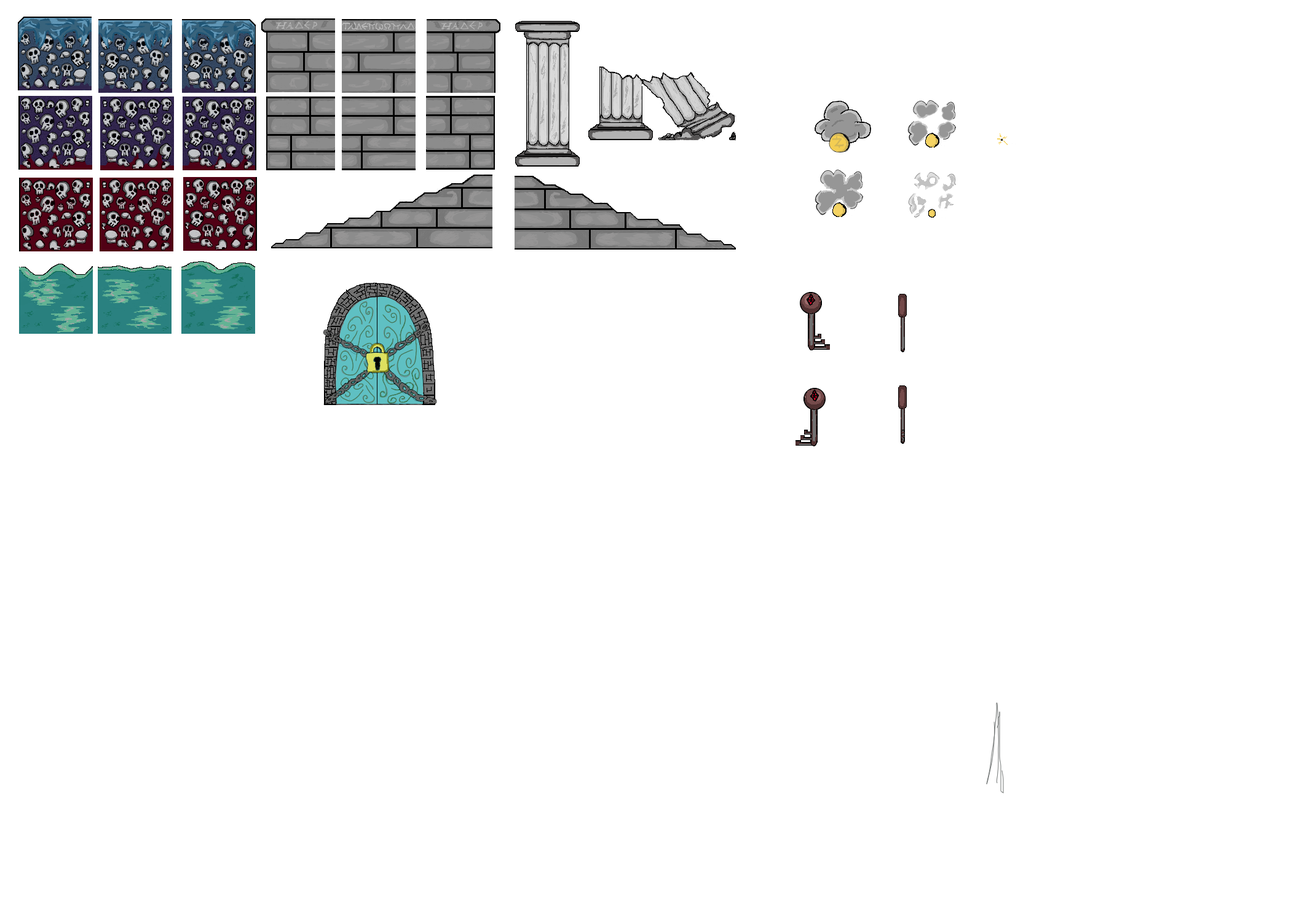
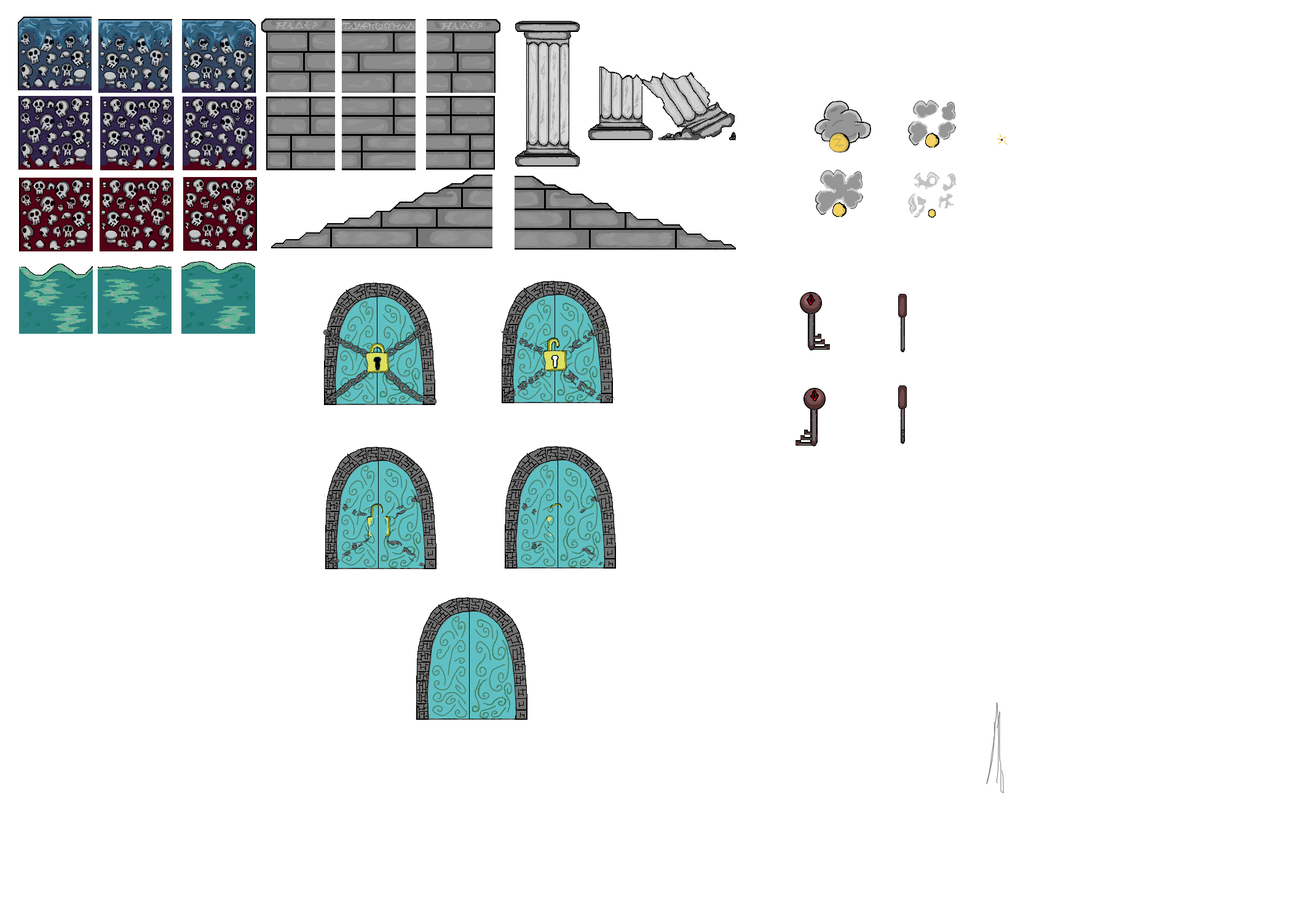
Layered file, before and after one edit (1291 x 922). Changes by layer:
added layer "Layer 22" above "Layer 43 copy 3" over [415, 597, 528, 721]
added layer "Layer 43 copy 3" above "Layer 21" over [504, 445, 617, 569]
added layer "Layer 21" above "Layer 20" over [324, 446, 439, 570]
added layer "Layer 20" above "Layer 19" over [500, 280, 615, 404]
